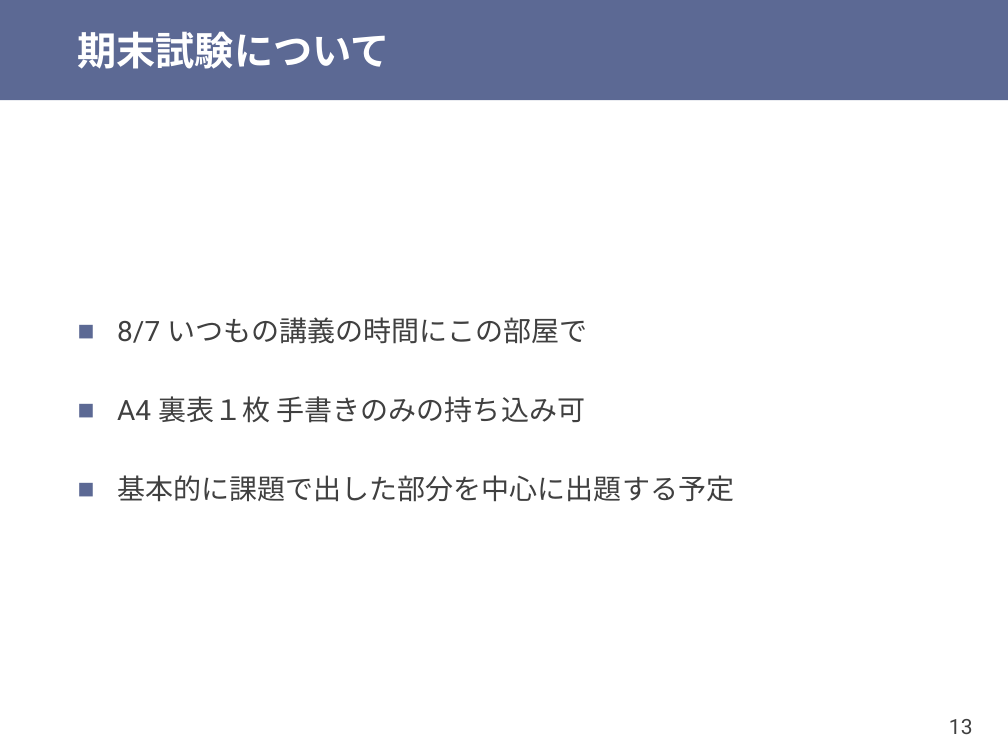
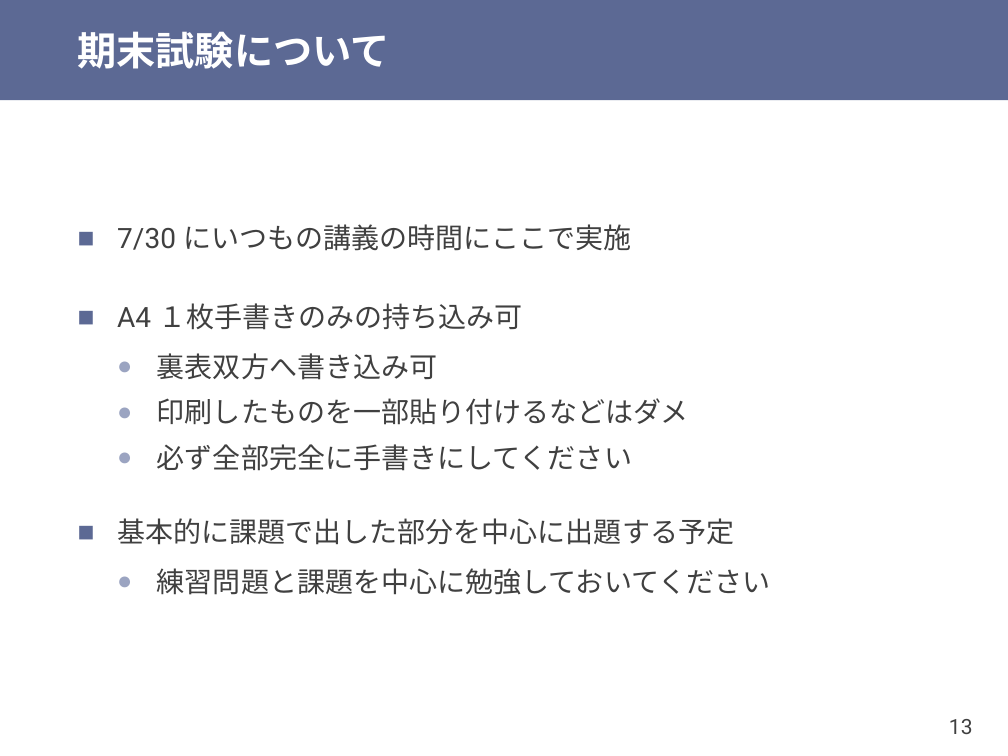
Before and after one commit to shioyadan/otya-computer-architecture-i, a slide deck: slide 13 of cai-shioya-12.pptx. Drawn at 1008x756 pixels with LibreOffice and Linux fonts; fonts in the diff are those of the drawing. Boxes give left, top, right and bottom in pixels: in the first picture for what was removed or moved away, otherwise in the second. Text is boxed around its words. In the diff, an @@ line names an element or a change of style, - is before the commit and + after.

```diff
--- a/cai-shioya-12.pptx
+++ b/cai-shioya-12.pptx
@@ text at [117,224,689,471]: text changed @@
-■ 8/7 いつもの講義の時間にこの部屋で
-■ A4 裏表１枚 手書きのみの持ち込み可
+■ 7/30 にいつもの講義の時間にここで実施
+■ A4 １枚手書きのみの持ち込み可
+  ● 裏表双方へ書き込み可
+  ● 印刷したものを一部貼り付けるなどはダメ
+  ● 必ず全部完全に手書きにしてください
@@ text at [157,568,771,595]: paragraph added @@
+  ● 練習問題と課題を中心に勉強しておいてください
```
Also in this commit, not shown: 21 other slides changed, 2 slides added, 15 slides removed, 1 other file.
